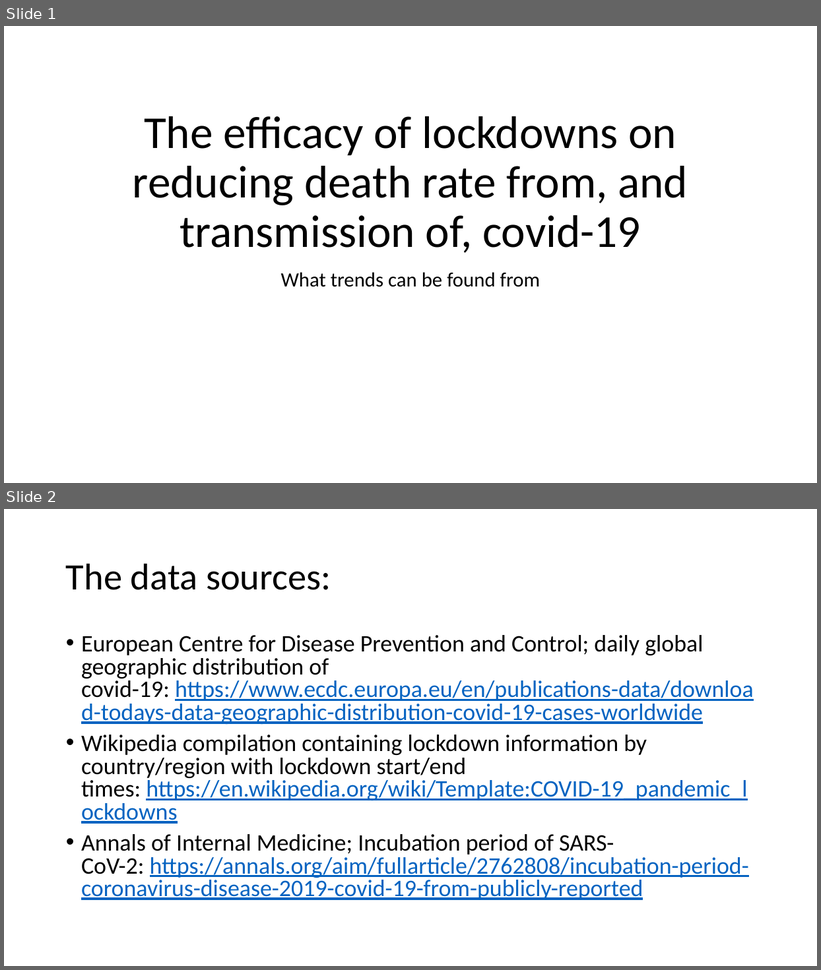
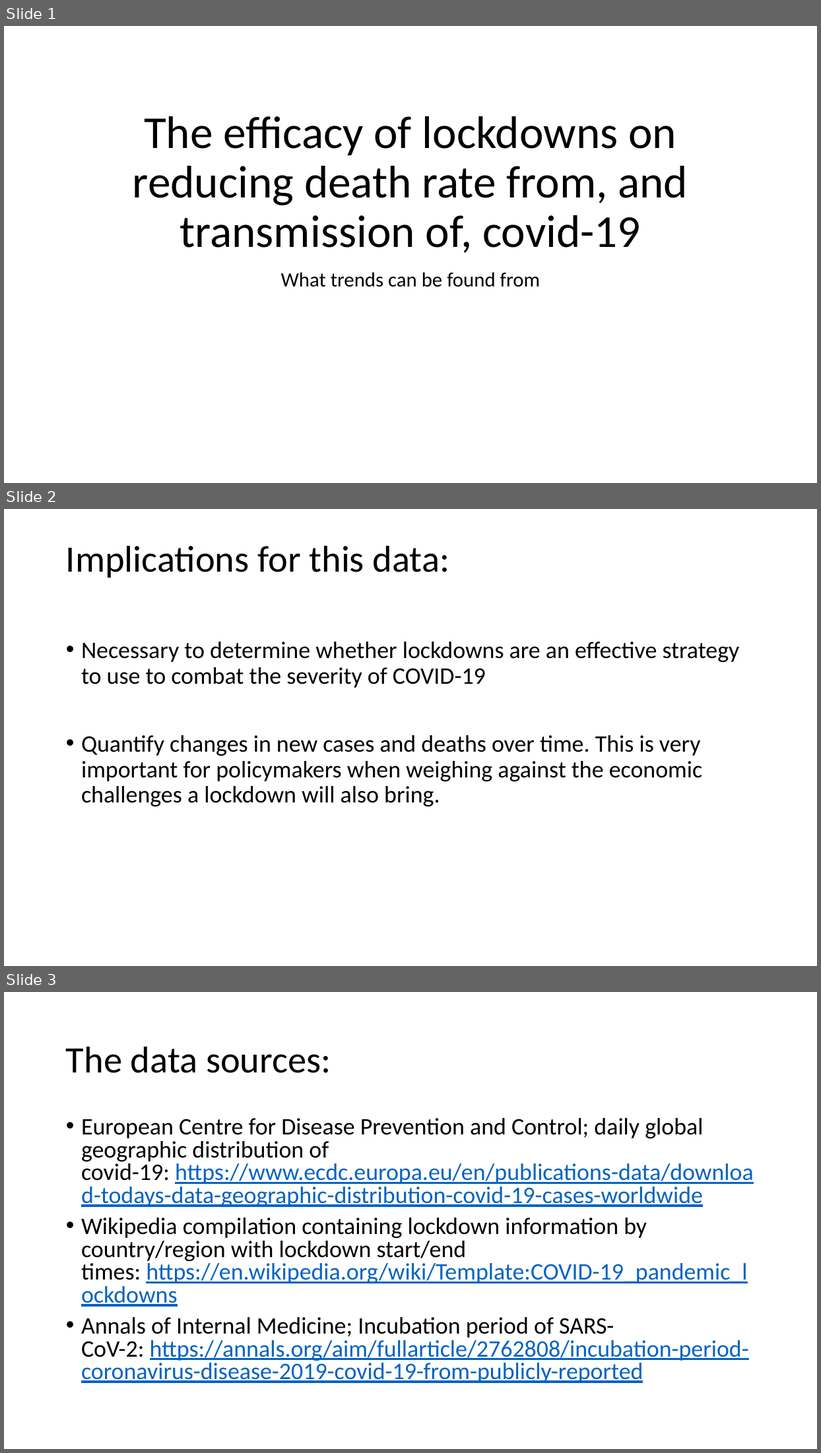
Before and after one commit to RPerron91/Lockdown-Efficacy, a slide deck: capstone1_covid-19.pptx. Shown one above the other, each under a label of ours: slides 1 and 2 before the commit, slides 1, 2 and 3 after it. The pictures are 821x970 and 821x1453 pixels, drawn with LibreOffice and Linux fonts; fonts in the diff are those of the drawing. Boxes give left, top, right and bottom in pixels: in the first picture for what was removed or moved away, otherwise in the second. Text is boxed around its words. In the diff, an @@ line names an element or a change of style, - is before the commit and + after.

```diff
--- a/capstone1_covid-19.pptx
+++ b/capstone1_covid-19.pptx
@@ slide 2 added at bbox=[4, 509, 817, 966], background #FFFFFF @@
@@ title added at bbox=[66, 545, 450, 578], 44 pt, text #000000 @@
+Implications for this data:
@@ text added at bbox=[81, 642, 740, 807], 28 pt, text #000000 @@
+• Necessary to determine whether lockdowns are an effective strategy to use to combat the severity of COVID-19
+• Quantify changes in new cases and deaths over time. This is very important for policymakers when weighing against the economic challenges a lockdown will also bring.
@@ what was slide 2 is now slide 3 @@
```
Also in this commit, not shown: 5 slides changed, 3 other slides added, 4 slides removed, 1 other file.
